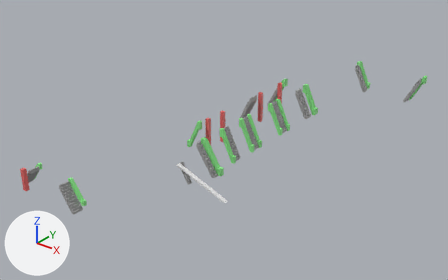
An edit to the FBX model Assets/models/2F-1F.fbx, drawn before and after from the same camera.
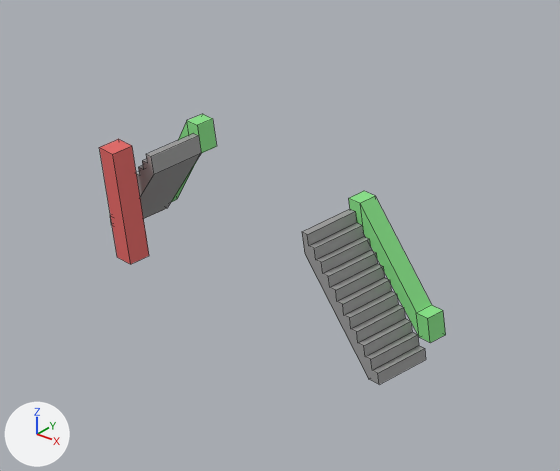
Each version appears first whole from a 50 mm lens placed at (135.5, -243.0, 127.4), pointed at (-55.5, -4.3, -20.6), and next in a close-up on the part from 0% to 24% of the width and 50% to 83% of the height. The lights are fixed; the arrows at lower left show +X, +Y and +Z. The last two pictures show the newer version. The close-ups show mesh edges as thin lines. Where no turn or scale is listed for an object, it has been applied to the vertices.

Objects in the first close-up: 'エスカレーター.020', 'エスカレーター.021', 'エレベーター.008', '階段.016', '階段.017'.
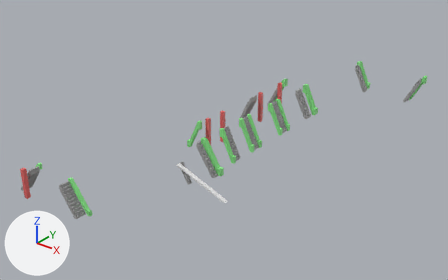
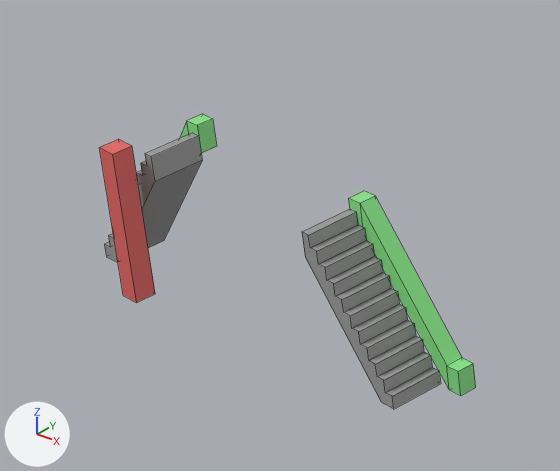
Where the newer file only moved an object's origin or applied its transform, the numbers keep the older frame.

Changed parts and their boxes [x1, y1, x2, y2] in the close-ups (560 x 471 px; the box of a moved part takes in the faces that stretch with it):
'階段.017', moved, rescaled (11% wider, 14% taller): before [302, 209, 426, 384]; after [302, 209, 440, 409]
'エスカレーター.021', reshaped (30% wider, 34% taller): before [348, 191, 446, 343]; after [348, 191, 476, 395]
'エレベーター.008', reshaped (12% wider, 31% taller): before [99, 139, 149, 264]; after [99, 139, 155, 303]
'階段.016', reshaped (8% wider, 40% taller): before [110, 133, 201, 225]; after [104, 133, 202, 262]
part 3 of me_立方体_061, moved or reshaped: before [110, 168, 149, 264]; after [110, 168, 155, 303]
part 4 of me_立方体_063, moved or reshaped: before [362, 216, 446, 343]; after [362, 216, 476, 395]

What changed in the scene script:
```text
Change me_立方体_061:
    used by ob_エレベーター_008; location = (-94.0, -104.0, -14.88)
    before: 0 (-1.0, -1.0, -5.62) at pixel (117, 257), 2 (-1.0, 1.0, -5.62), 4 (1.0, -1.0, -5.62) at pixel (130, 264), 6 (1.0, 1.0, -5.62) at pixel (149, 255)
    remove me_立方体_061.from_pydata(...)  # 8 vertices, 6 faces; spans x -1.0..1.0, y -1.0..1.0, z -5.62..5.62
    add me_立方体_061.from_pydata(...)  # 8 vertices, 6 faces; spans x -1.0..1.0, y -1.0..1.0, z -9.62..5.62
    me_立方体_061 part 3
    add for i in [0, 2, 4, 6]: me_立方体_061.vertices[i].co += Vector((0.0, 0.0, -4.0))
Change me_立方体_059:
    used by ob_階段_016; location = (-95.87, -99.39, -15.72)
    remove me_立方体_059.from_pydata(...)  # 50 vertices, 27 faces; spans x -4.38..3.87, y -2.55..2.55, z -4.66..5.22
    add me_立方体_059.from_pydata(...)  # 50 vertices, 27 faces; spans x -6.03..3.87, y -2.55..2.55, z -8.64..5.22
    me_立方体_059 part 2: the whole mesh is multiplied about its middle by the matrix ((1.2, 0.0, 0.0), (0.0, 1.0, 0.0), (0.0, 0.0, 1.403)), then moved by (-0.82, 0.0, -1.99)
Change me_立方体_063:
    used by ob_エスカレーター_021; location = (-66.35, -96.0, -14.9)
    before: 1 (3.23, -0.84, -5.6) at pixel (419, 337), 3 (3.22, 0.85, -5.6), 5 (3.23, -0.84, -3.14) at pixel (416, 312), 7 (3.22, 0.85, -3.14) at pixel (431, 304), 8 (4.73, -0.84, -5.6) at pixel (430, 342)
    before: 9 (4.72, 0.85, -5.6) at pixel (445, 334), 10 (4.73, -0.84, -3.14) at pixel (427, 318), 11 (4.72, 0.85, -3.14) at pixel (443, 310)
    remove me_立方体_063.from_pydata(...)  # 16 vertices, 14 faces; spans x -4.43..4.73, y -0.85..0.85, z -5.6..5.45
    add me_立方体_063.from_pydata(...)  # 16 vertices, 14 faces; spans x -4.43..8.1, y -0.85..0.85, z -9.6..5.45
    me_立方体_063 part 4
    add for i in [1, 3, 5, *range(7, 12)]: me_立方体_063.vertices[i].co += Vector((3.38, 0.0, -4.0))
Change me_立方体_060:
    used by ob_階段_017; location = (-66.91, -99.39, -16.86)
    remove me_立方体_060.from_pydata(...)  # 50 vertices, 27 faces; spans x -3.87..4.38, y -2.55..2.55, z -5.68..6.36
    add me_立方体_060.from_pydata(...)  # 50 vertices, 27 faces; spans x -3.87..6.03, y -2.55..2.55, z -7.49..6.36
    me_立方体_060 part 1: the whole mesh is scaled about its middle by (1.2, 1, 1.15), then moved by (0.82, 0.0, -0.9)
```
